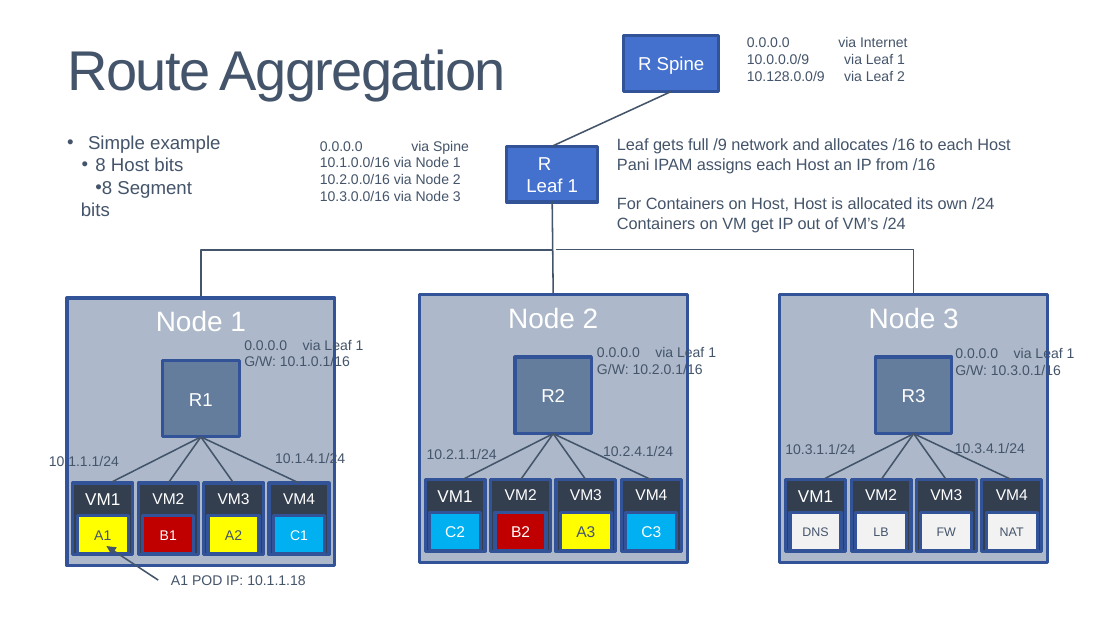
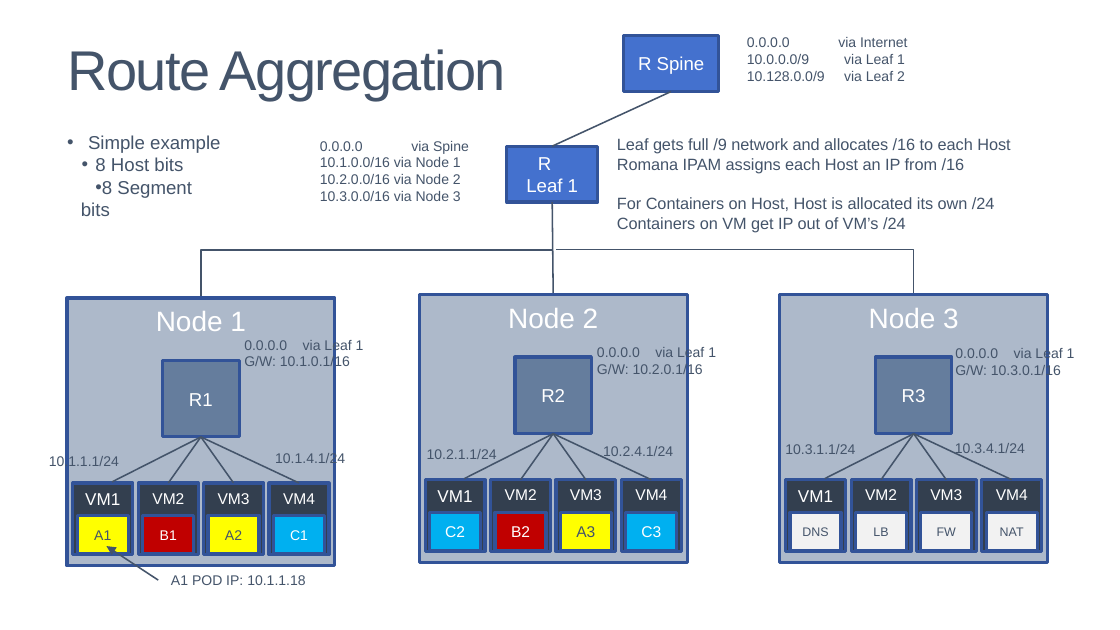
Before and after one commit to romana/romana.github.io, a slide deck: slide 9 of _diagrams/images.pptx. Drawn at 1120x630 pixels with LibreOffice and Linux fonts; fonts in the diff are those of the drawing. Boxes give left, top, right and bottom in pixels: in the first picture for what was removed or moved away, otherwise in the second. Text is boxed around its words. In the diff, an @@ line names an element or a change of style, - is before the commit and + after.

```diff
--- a/_diagrams/images.pptx
+++ b/_diagrams/images.pptx
@@ text at box(617, 158, 965, 174): text changed @@
-Pani IPAM assigns each Host an IP from /16
+Romana IPAM assigns each Host an IP from /16
```
Also in this commit, not shown: 4 other slides changed, 1 slide added, 3 other files.
